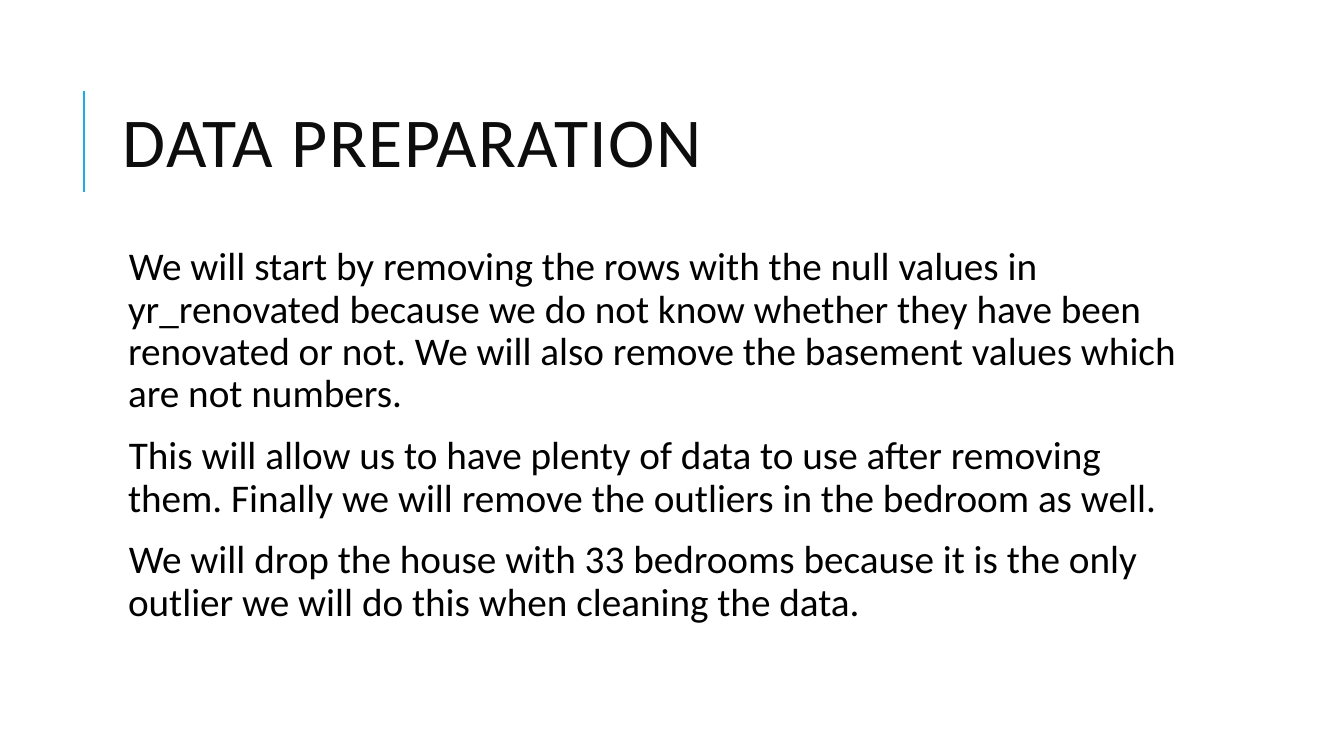
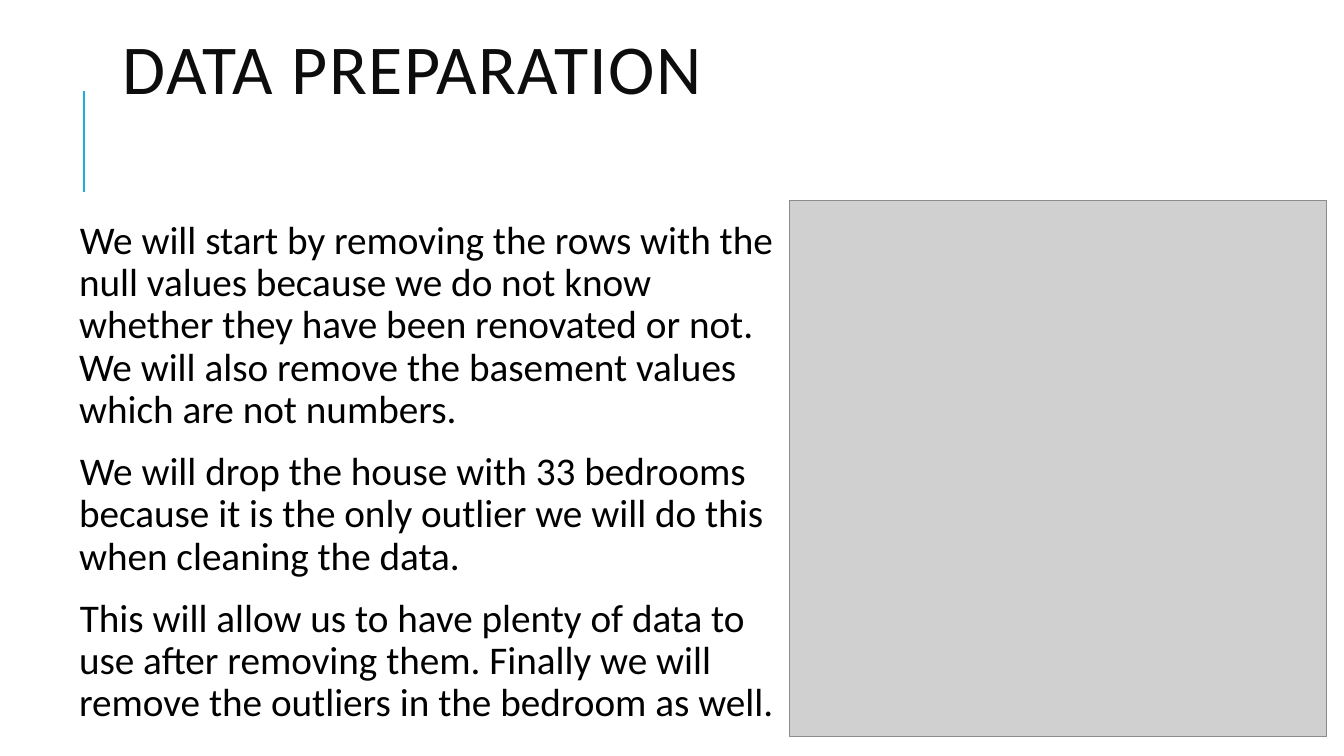
Before and after one commit to Coderunner98/Phase-2-project, a slide deck: slide 5 of House Pricing Analysis ppt.pptx. Drawn at 1344x756 pixels with LibreOffice and Linux fonts; fonts in the diff are those of the drawing; grey boxes stand for pictures. Boxes give left, top, right and bottom in pixels: in the first picture for what was removed or moved away, otherwise in the second. Text is boxed around its words. In the diff, an @@ line names an element or a change of style, - is before the commit and + after.

```diff
--- a/House Pricing Analysis ppt.pptx
+++ b/House Pricing Analysis ppt.pptx
@@ title "DATA PREPARATION": place and size @@
-title "DATA PREPARATION" at [123, 121, 702, 168]
+title "DATA PREPARATION" at [123, 48, 702, 95]
@@ text "We will start by removing ...": place and size @@
-text "We will start by removing ..." at [128, 252, 1176, 623]
+text "We will start by removing ..." at [79, 226, 773, 717]
@@ picture added at [789, 201, 1326, 737] @@
@@ text at [79, 226, 773, 577]: text changed @@
-  We will start by removing the rows with the null values in yr_renovated because we do not know whether they have been renovated or not. We will also remove the basement values which are not numbers.
+  We will start by removing the rows with the null values because we do not know whether they have been renovated or not. We will also remove the basement values which are not numbers.
+  We will drop the house with 33 bedrooms because it is the only outlier we will do this when cleaning the data.
@@ text at [128, 545, 1137, 623]: paragraph removed @@
-  We will drop the house with 33 bedrooms because it is the only outlier we will do this when cleaning the data.
```
Also in this commit, not shown: 5 other slides changed, 2 slides added, 1 slide removed.
